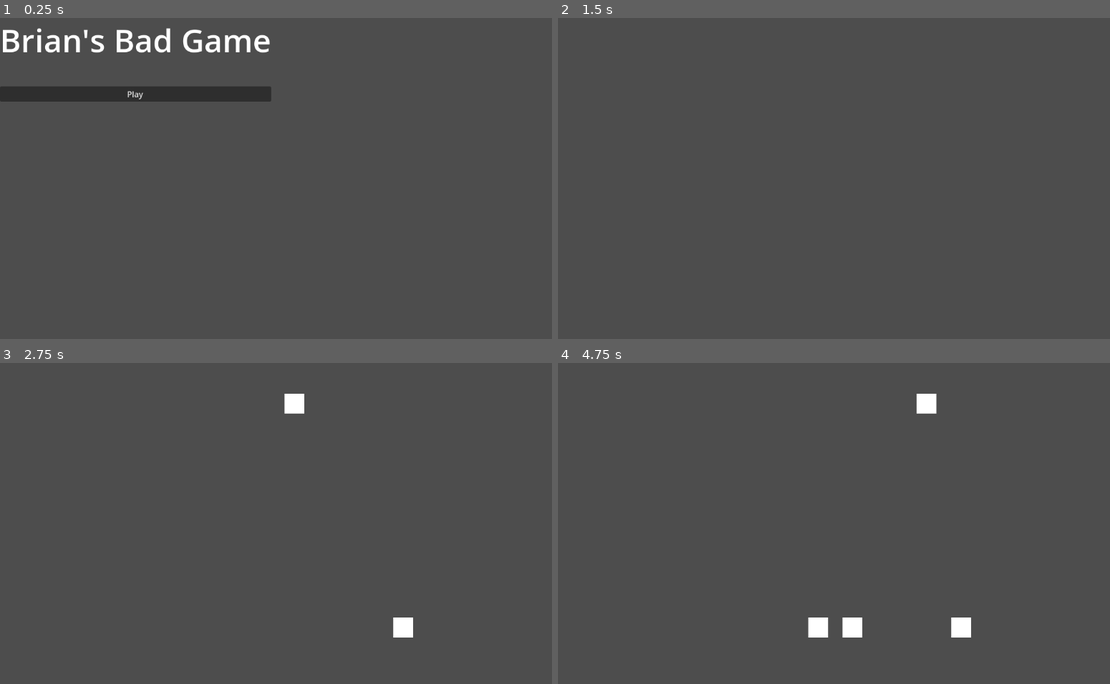
Above: before the commit, frames 1-4 (two rows, left to right).
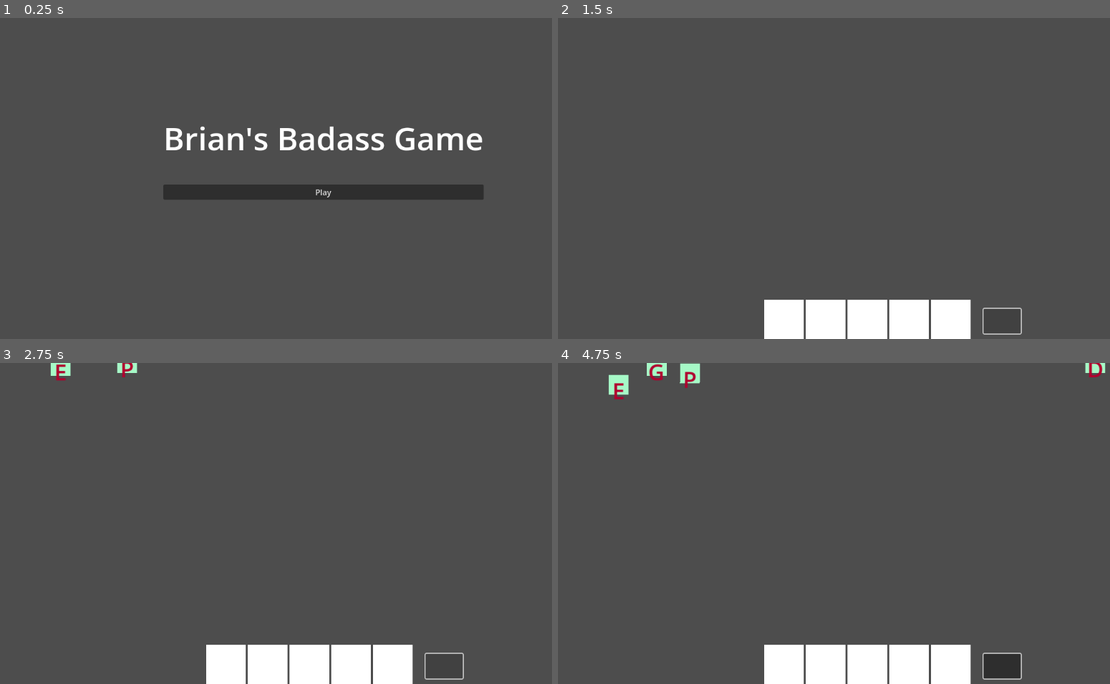
Above: after the commit, the same moments.

Repository: floobr01/wordgame
Game: Godot game, scene res://main_menu.tscn
Two runs of this game, one before a commit and one after it. Both use one fixed random seed, a clock stepped at 60 frames per second and the inputs below.
Inputs (mouse positions are in pixels of both pictures, inside the frame that each line leads up to):
- Up to frame 1 (0.25 s): no input
- Up to frame 2 (1.5 s): click "Play" at 0.5 s; click (999, 319) at 1.27 s
- Up to frame 3 (2.75 s): click (441, 664) at 2.02 s
- Up to frame 4 (4.75 s): click (999, 664) at 2.77 s; move the mouse to (972, 507) at 3.52 s; click (972, 507) at 3.67 s; drag from (729, 539) to (817, 587) at 4.27 s

The runs differ from the first frame. In frame 1, 8.0% of the frame differs, in the area x 0-88%, y 3-57%; in frame 2, 4.6%; in frame 3, 5.3%; in frame 4, 6.8%.

Commit message:
Add files via upload

Diff:
--- a/wordgame/game.gd
+++ b/wordgame/game.gd
@@ -1,16 +1,261 @@
 extends Node2D
 
-# Load the letter scene so we can copy it
+
+const LETTER_DISTRIBUTION = {
+    "A": 9, "B": 2, "C": 2, "D": 4, "E": 12, "F": 2, "G": 3, "H": 2,
+    "I": 9, "J": 1, "K": 1, "L": 4, "M": 2, "N": 6, "O": 8, "P": 2,
+    "Q": 1, "R": 6, "S": 4, "T": 6, "U": 4, "V": 2, "W": 2, "X": 1,
+    "Y": 2, "Z": 1, "_": 2 # Blank tile represented by "_"
+}
+
+const LETTER_POINTS = {
+    "A": 1, "E": 1, "I": 1, "O": 1, "U": 1, "L": 1, "N": 1, "S": 1, "T": 1, "R": 1,
+    "D": 2, "G": 2,
+    "B": 3, "C": 3, "M": 3, "P": 3,
+    "F": 4, "H": 4, "V": 4, "W": 4, "Y": 4,
+    "K": 5,
+    "J": 8, "X": 8,
+    "Q": 10, "Z": 10,
+    "_": 0 # Blank tile has no score
+}
+
+# Ensure this path is correct for your letter scene file
 var letter_scene = preload("res://letter.tscn")
-
-func _on_timer_timeout():
-	# Create a new instance of the letter
-	var new_letter = letter_scene.instantiate()
-
-	# Set position (Random X, fixed Y at top)
-	# 1152 is default screen width, adjust if needed
-	var random_x = randf_range(250, 800)
-	new_letter.position = Vector2(random_x, 50)
-
-	# Add it to the game world
-	add_child(new_letter)
+# Variable to hold all available characters flattened (used for random selection)
+var available_letters = []
+# Game State Variables
+var current_word_nodes = [] # Holds the list of letter nodes currently in the box
+var submission_slots = []   # Array to hold references to the 5 ColorRect nodes
+var letter_in_slot = [null, null, null, null, null] # Tracks the actual letter node in each slot (null = empty)
+var score = 0
+var max_stack_height = 100 # Y-coordinate for game over (e.g., 100 pixels from top)
+
+func _populate_available_letters():
+    available_letters.clear()
+    for char in LETTER_DISTRIBUTION:
+        for i in range(LETTER_DISTRIBUTION[char]):
+            available_letters.append(char)
+    # Shuffle the list for good measure
+    available_letters.shuffle()
+    print("Available letter pool created with size: ", available_letters.size())
+
+func _ready():
+    # Set up Timer connection and Autostart in the editor
+    # Connect the Submit button
+    $LetterTimer.start()
+    _populate_available_letters()
+    # CRITICAL: Start the timer to begin spawning letters
+    if has_node("LetterTimer"): # Ensure your timer node is named "LetterTimer"
+        $LetterTimer.start()
+    var submit_button = get_node("GameUI/SubmitButton")
+    # CRITICAL: Populate the submission_slots array
+    var slots_container = get_node("GameUI/SubmissionSlots")
+    for i in range(1, 6):
+        submission_slots.append(slots_container.get_node("Slot" + str(i)))
+
+    submit_button.pressed.connect(_on_submit_button_pressed)
+
+    _update_score_display()
+
+# --- LETTER SPAWNING ---
+
+func _on_letter_timer_timeout():
+    # 1. Create a new instance of the letter, using ONE variable name
+    var new_letter_node = letter_scene.instantiate()
+
+    # Check if the pool is empty
+    if available_letters.size() > 0:
+        var rand_index = randi() % available_letters.size()
+        # Take the character out of the pool
+        var selected_char = available_letters.pop_at(rand_index)
+
+        # 2. Pass the selected character AND its point value to the letter node
+        var points = LETTER_POINTS.get(selected_char, 0)
+
+        # Set the letter data on the node we are about to spawn!
+        new_letter_node.set_letter_data(selected_char, points)
+    else:
+        # Stop spawning if the pool is empty
+        $LetterTimer.stop()
+        print("Letter pool empty! Game over or reshuffle needed.")
+        return # Stop execution if no letters are available
+
+    # 3. Set position (Random X, fixed Y at top)
+    var viewport_width = get_viewport_rect().size.x
+    var random_x = randf_range(50, viewport_width - 50)
+    new_letter_node.position = Vector2(random_x, -50)
+
+    # 4. Add the letter instance with the correct data to the game world
+    add_child(new_letter_node)
+# --- WORD COLLECTION ---
+
+func add_letter_to_word(letter_node):
+    # Loop through all 5 slots
+    for i in range(submission_slots.size()):
+        var slot_node = submission_slots[i]
+
+        # Find the size of the letter block (assuming 50x50 from previous context)
+        var letter_size = letter_node.get_node("ColorRect").size
+
+        # Check if the letter was dropped onto this specific slot AND the slot is empty
+        if slot_node.get_global_rect().has_point(letter_node.global_position) and letter_in_slot[i] == null:
+
+            # --- VISUAL FEEDBACK ADDED HERE ---
+            # Temporarily change the slot's color to show it's filled
+            #slot_node.color = Color._from_html("#33CC33") # Bright Green (Success!)
+            slot_node.color = Color(0.2, 0.8, 0.2) # R=33, G=CC, B=33
+            # 1. Slot is filled: Store the letter node reference
+            # 1. CRITICAL: Change the letter's color to show it's locked/placed
+            if letter_node.has_node("ColorRect"):
+                 # Change to a dark color, e.g., Black (0, 0, 0)
+                 letter_node.get_node("ColorRect").modulate = Color.BLACK
+            letter_in_slot[i] = letter_node
+
+            # ... (slot filling and freezing code remains the same) ...
+
+            # 3. Attach the letter to the slot and center it
+            letter_node.reparent(slot_node)
+
+            # 💥 FIX 1: Set the letter's position to the center of the slot.
+            # The letter's origin must be offset by half its size to center the block.
+            # Slot size / 2  -  Letter Size / 2  = Center difference (This may need adjustment)
+            var center_x = (slot_node.size.x / 2.0) - (letter_size.x / 2.0)
+            var center_y = (slot_node.size.y / 2.0) - (letter_size.y / 2.0)
+
+            letter_node.position = Vector2(center_x, center_y)
+
+            # 4. REMOVE THIS LINE (It was an older attempt at fixing it)
+            # letter_node.get_node("ColorRect").position = -letter_node.get_node("ColorRect").size / 2
+
+            _arrange_letters()
+            return
+
+    # If the function reaches here, the letter was dropped on a full slot or outside the area.
+    # The letter's drag-and-drop logic will resume physics and let it fall.
+
+    # If the function reaches here, the letter was dropped on a full slot or outside the area.
+    # The letter's drag-and-drop logic will resume physics and let it fall.
+
+# In game.gd:
+# In game.gd:
+# In game.gd:
+func remove_letter_from_slot(letter_node):
+    var empty_color = Color(0.314, 0.314, 0.314) # Replace with your actual color
+
+    for i in range(letter_in_slot.size()):
+        if letter_in_slot[i] == letter_node:
+
+            print("--- REMOVAL DEBUG ---")
+            print("Before Array: ", letter_in_slot)
+            print("Clearing index: ", i)
+
+            # 1. Reset the slot color
+            submission_slots[i].color = empty_color
+
+            # 2. CRITICAL: Clear the reference (This should fix both word and slot lock)
+            letter_in_slot[i] = null
+
+            print("After Array: ", letter_in_slot)
+
+            # 3. Update the word display
+            _arrange_letters()
+            return
+
+func _arrange_letters():
+    # Build the word string by reading the array
+    var current_word_string = ""
+    for node in letter_in_slot:
+        if node != null:
+            # If a letter node is present, use its character
+            current_word_string += node.character
+        else:
+            # If the entry is null, use a placeholder
+            current_word_string += "_"
+
+    var word_display = get_node("GameUI/ScoreContainer/WordLabel")
+    word_display.text = "WORD: " + current_word_string
+
+
+# --- WORD SUBMISSION AND SCORING ---
+
+func _on_submit_button_pressed():
+    var word_to_check = ""
+    for node in letter_in_slot:
+        if node == null:
+            # If any slot is empty, the word is not complete
+            print("Submission failed: Word is not 5 letters long.")
+            return # Exit the submission process
+
+        word_to_check += node.character
+
+    # Word is exactly 5 letters long!
+    print("Attempting to submit word: " + word_to_check)
+
+    # --- PLACEHOLDER WORD CHECK ---
+    # Example scoring for a 5-letter word:
+    if word_to_check.length() == 5 and word_to_check.begins_with("A"):
+        _word_is_valid(word_to_check)
+    else:
+        _word_is_invalid()
+
+
+func _word_is_valid(word):
+    print("VALID WORD: " + word)
+    var points = word.length() * 10
+    score += points
+    _update_score_display()
+    _clear_current_word()
+
+
+func _word_is_invalid():
+    print("INVALID WORD!")
+    # In a real game, you might show an error message instead of clearing instantly.
+    _clear_current_word()
+
+func _clear_current_word():
+    # 1. Delete the letter nodes from the game
+    for node in letter_in_slot:
+        if node != null:
+            node.queue_free()
+
+    # 2. Reset the tracking array
+    letter_in_slot = [null, null, null, null, null]
+
+    # 3. Restore the slot colors back to the default empty color
+    var empty_color = Color()
+    for slot_node in submission_slots:
+        slot_node.color = empty_color
+
+    _arrange_letters()
+
+
+func _update_score_display():
+    var score_display = get_node("GameUI/ScoreContainer/ScoreLabel")
+    score_display.text = "SCORE: " + str(score)
+
+# --- GAME OVER LOGIC ---
+
+func _process(delta: float):
+    # We check the height of the highest-stacked letter every frame.
+    #_check_game_over()
+    pass
+
+func _check_game_over():
+    var highest_y = get_viewport_rect().size.y # Start at the bottom of the screen
+    var is_game_over = false
+
+    # Iterate through all physics children (our letter nodes)
+    for node in get_children():
+        if node is RigidBody2D: # Check if the node is one of our letters
+            if node.global_position.y < highest_y:
+                highest_y = node.global_position.y
+
+            # Check if the highest point of the stack is above the game over line
+            if highest_y < max_stack_height:
+                is_game_over = true
+                break
+
+    if is_game_over:
+        get_tree().paused = true
+        print("GAME OVER! Highest stack reached Y=" + str(highest_y))
+        # TODO: Add a Game Over UI screen and restart/quit option
--- a/wordgame/game.tscn
+++ b/wordgame/game.tscn
@@ -1,9 +1,15 @@
-[gd_scene load_steps=3 format=3 uid="uid://cmjwainqkygrg"]
+[gd_scene load_steps=5 format=3 uid="uid://cmjwainqkygrg"]
 
 [ext_resource type="Script" uid="uid://dsvk53jckkyaa" path="res://game.gd" id="1_80nbo"]
 
 [sub_resource type="RectangleShape2D" id="RectangleShape2D_e2o6t"]
-size = Vector2(1167, 76)
+size = Vector2(1167, 126)
+
+[sub_resource type="RectangleShape2D" id="RectangleShape2D_80nbo"]
+size = Vector2(103, 585.5)
+
+[sub_resource type="RectangleShape2D" id="RectangleShape2D_feb5d"]
+size = Vector2(1349, 52)
 
 [node name="Game" type="Node2D"]
 script = ExtResource("1_80nbo")
@@ -11,10 +17,78 @@
 [node name="Ground" type="StaticBody2D" parent="."]
 
 [node name="CollisionShape2D" type="CollisionShape2D" parent="Ground"]
-position = Vector2(579.5, 611)
+position = Vector2(579.5, 586)
 shape = SubResource("RectangleShape2D_e2o6t")
 
 [node name="Timer" type="Timer" parent="."]
 autostart = true
 
+[node name="GameUI" type="CanvasLayer" parent="."]
+
+[node name="SubmitButton" type="Button" parent="GameUI"]
+custom_minimum_size = Vector2(50, 50)
+offset_left = 857.0
+offset_top = 587.0
+offset_right = 932.0
+offset_bottom = 637.0
+
+[node name="ScoreContainer" type="VBoxContainer" parent="GameUI"]
+offset_left = 760.0
+offset_top = 590.0
+offset_right = 853.0
+offset_bottom = 640.0
+
+[node name="ScoreLabel" type="Label" parent="GameUI/ScoreContainer"]
+layout_mode = 2
+
+[node name="WordLabel" type="Label" parent="GameUI/ScoreContainer"]
+layout_mode = 2
+
+[node name="SubmissionSlots" type="HBoxContainer" parent="GameUI"]
+offset_left = 415.0
+offset_top = 569.0
+offset_right = 831.0
+offset_bottom = 649.0
+
+[node name="Slot1" type="ColorRect" parent="GameUI/SubmissionSlots"]
+custom_minimum_size = Vector2(80, 80)
+layout_mode = 2
+
+[node name="Slot2" type="ColorRect" parent="GameUI/SubmissionSlots"]
+custom_minimum_size = Vector2(80, 80)
+layout_mode = 2
+
+[node name="Slot3" type="ColorRect" parent="GameUI/SubmissionSlots"]
+custom_minimum_size = Vector2(80, 50)
+layout_mode = 2
+
+[node name="Slot4" type="ColorRect" parent="GameUI/SubmissionSlots"]
+custom_minimum_size = Vector2(80, 50)
+layout_mode = 2
+
+[node name="Slot5" type="ColorRect" parent="GameUI/SubmissionSlots"]
+custom_minimum_size = Vector2(80, 50)
+layout_mode = 2
+
+[node name="Boundary" type="StaticBody2D" parent="."]
+
+[node name="CollisionShape2D" type="CollisionShape2D" parent="Boundary"]
+position = Vector2(-57, 274)
+shape = SubResource("RectangleShape2D_80nbo")
+
+[node name="CollisionShape2D2" type="CollisionShape2D" parent="Boundary"]
+position = Vector2(1212, 256)
+shape = SubResource("RectangleShape2D_80nbo")
+
+[node name="Ceiling" type="StaticBody2D" parent="."]
+
+[node name="CollisionShape2D" type="CollisionShape2D" parent="Ceiling"]
+position = Vector2(572, -41)
+rotation = -3.1415925
+shape = SubResource("RectangleShape2D_feb5d")
+one_way_collision = true
+
+[node name="LetterTimer" type="Timer" parent="."]
+
 [connection signal="timeout" from="Timer" to="." method="_on_timer_timeout"]
+[connection signal="timeout" from="LetterTimer" to="." method="_on_letter_timer_timeout"]
--- a/wordgame/letter.gd
+++ b/wordgame/letter.gd
@@ -1,11 +1,117 @@
 extends RigidBody2D
 
+# State management variables
 
-# Called when the node enters the scene tree for the first time.
-func _ready() -> void:
-	pass # Replace with function body.
+var character = ""
+var is_active = true
+var is_dragging = false
+var points = 0 # NEW VARIABLE
+var original_gravity_scale = 1.0 # To store the falling speed
+var collision_shape_node = null
+
+func _ready():
+    # 1. Character Setup
+    #var alphabet = "ABCDEFGHIJKLMNOPQRSTUVWXYZ"
+    #character = alphabet[randi() % alphabet.length()]
+    ## Ensure your Label node is named "Label"
+    #if has_node("Label"):
+        #$Label.text = character
+
+    # CRITICAL: Find the shape node for click detection
+    collision_shape_node = $CollisionShape2D
+    if not collision_shape_node:
+        print("ERROR: CollisionShape2D node is missing or misnamed in the Letter scene.")
+
+    # 2. Physics Setup
+    original_gravity_scale = gravity_scale
+    # Make sure this node is CHECKED for 'Pickable' in the Inspector!
+
+func set_letter_data(char, pts):
+    character = char
+    points = pts
+
+    # Update the UI Label with the character
+    if has_node("Label"):
+        $Label.text = character
+
+    # CRITICAL: If the letter is a blank tile, display it differently
+    if character == "_":
+        if has_node("Label"):
+            $Label.text = "" # Show blank for a blank tile
+
+func _input(event):
+    # --- START/END DRAG (Left Mouse Button Events) ---
+    if event is InputEventMouseButton and event.button_index == MOUSE_BUTTON_LEFT:
+
+        # --- 1. START DRAG (Click DOWN) ---
+        # Checks if active (falling) OR frozen (in a slot)
+        if event.pressed and (is_active or freeze) and collision_shape_node:
+
+            # Calculate the global rectangle of the letter's CollisionShape
+            var shape_rect = collision_shape_node.shape.get_rect()
+            var global_rect = Rect2(global_position + shape_rect.position, shape_rect.size)
+
+            # Check if the click was inside that global area
+            if global_rect.has_point(get_global_mouse_position()):
+
+                # --- LOGIC TO DRAG LETTER OUT OF A SLOT ---
+                if freeze:
+                    # 1. Notify the Game script to clear the slot reference and reset slot color
+                    # Parent of the letter is the slot (ColorRect), parent of slot is the Game node
+                    #var game_node = get_tree().get_root().find_child("Game", true)
+                    var game_node = get_parent().get_parent().get_parent().get_parent()
+
+                    if game_node and game_node.has_method("remove_letter_from_slot"):
+                        game_node.remove_letter_from_slot(self)
+
+                        # 2. Reparent the letter back to the main game for dragging
+                        var game_root = get_tree().get_root().get_node("Game")
+                        if game_root:
+                            var old_global_pos = global_position
+                            reparent(game_root)
+                            global_position = old_global_pos
+
+                        # The letter is now ready to be manually dragged (freeze/gravity handled below)
+
+                # --- UNIVERSAL DRAG START ---
+                is_dragging = true
+
+                # Stop physics and allow manual control (kinematic)
+                gravity_scale = 0.0
+                freeze = true
+                freeze_mode = FREEZE_MODE_KINEMATIC
+
+                # Restore color for visual clarity during drag
+                if has_node("ColorRect"):
+                    $ColorRect.modulate = Color.WHITE
+
+        # --- 2. END DRAG (Click UP) ---
+        elif not event.pressed and is_dragging:
+            is_dragging = false
+
+            # Get references for the drop check
+            var game_node = get_parent()
+            var submission_container = game_node.get_node("GameUI/SubmissionSlots")
 
 
-# Called every frame. 'delta' is the elapsed time since the previous frame.
-func _process(delta: float) -> void:
-	pass
+            if submission_container and submission_container.get_global_rect().has_point(get_global_mouse_position()):
+        # SUCCESS: Game script handles finding the specific slot
+                game_node.add_letter_to_word(self)
+            else:
+        # FAILURE: Resume physics (falls back down)
+
+                # 1. Reset Physics
+                freeze = false # Turns physics back ON
+                gravity_scale = original_gravity_scale # Restores normal falling speed
+
+                # 2. **CRITICAL FIX: Reset the letter's block color**
+                if has_node("ColorRect"):
+                    # Set the color back to a distinct color (e.g., RED) for testing
+                    $ColorRect.modulate = Color.WHITE
+
+
+    # --- DRAG MOTION (Mouse Movement while dragging) ---
+    if event is InputEventMouseMotion and is_dragging:
+        global_position = get_global_mouse_position()
+
+# IMPORTANT: The Right Click removal logic was deleted to use the Left Click drag-out instead.
--- a/wordgame/letter.tscn
+++ b/wordgame/letter.tscn
@@ -1,12 +1,17 @@
-[gd_scene load_steps=3 format=3 uid="uid://dt210qn8gr2t5"]
+[gd_scene load_steps=4 format=3 uid="uid://dt210qn8gr2t5"]
 
 [ext_resource type="Script" uid="uid://8wh3s583g04p" path="res://letter.gd" id="1_r6swm"]
+
+[sub_resource type="PhysicsMaterial" id="PhysicsMaterial_r6swm"]
 
 [sub_resource type="RectangleShape2D" id="RectangleShape2D_u08kb"]
 size = Vector2(67, 54.5)
 
 [node name="Letter" type="RigidBody2D"]
 input_pickable = true
+mass = 10.0
+physics_material_override = SubResource("PhysicsMaterial_r6swm")
+gravity_scale = 0.01
 script = ExtResource("1_r6swm")
 
 [node name="CollisionShape2D" type="CollisionShape2D" parent="."]
@@ -16,9 +21,12 @@
 [node name="ColorRect" type="ColorRect" parent="."]
 offset_right = 40.0
 offset_bottom = 40.0
+color = Color(0.64928186, 0.9748997, 0.7783265, 1)
 
 [node name="Label" type="Label" parent="."]
 offset_right = 40.0
 offset_bottom = 23.0
+theme_override_colors/font_color = Color(0.69160056, 0, 0.18049952, 1)
+theme_override_font_sizes/font_size = 45
 text = "A"
 horizontal_alignment = 1
--- a/wordgame/main_menu.tscn
+++ b/wordgame/main_menu.tscn
@@ -30,13 +30,15 @@
 
 [node name="VBoxContainer" type="VBoxContainer" parent="."]
 layout_mode = 1
-offset_right = 546.0
-offset_bottom = 169.0
+offset_left = 329.0
+offset_top = 198.0
+offset_right = 875.0
+offset_bottom = 367.0
 theme_override_constants/separation = 50
 
 [node name="Title" type="Label" parent="VBoxContainer"]
 layout_mode = 2
-text = "Brian's Bad Game"
+text = "Brian's Badass Game"
 label_settings = SubResource("LabelSettings_7vrkn")
 
 [node name="PlayButton" type="Button" parent="VBoxContainer"]
